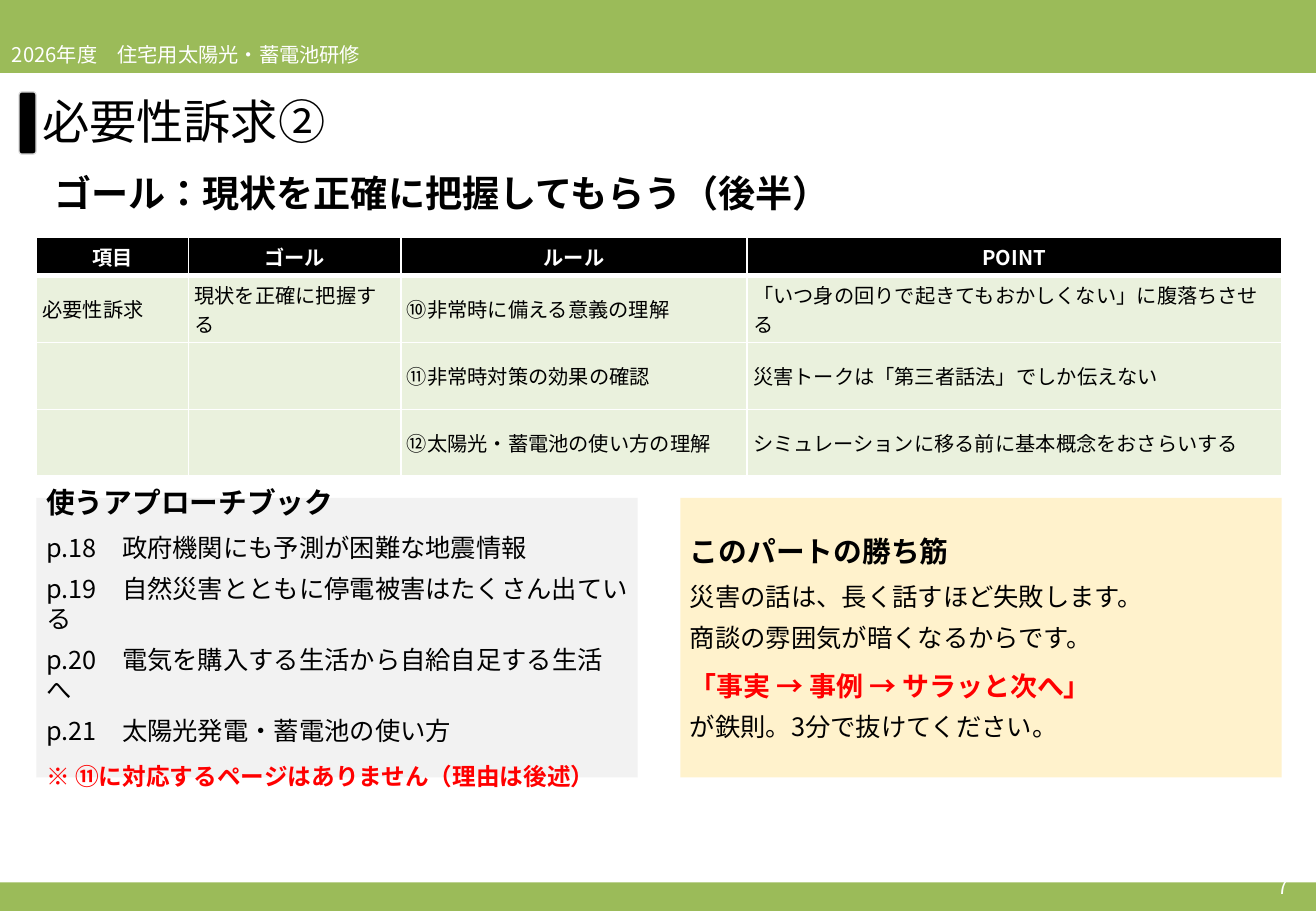
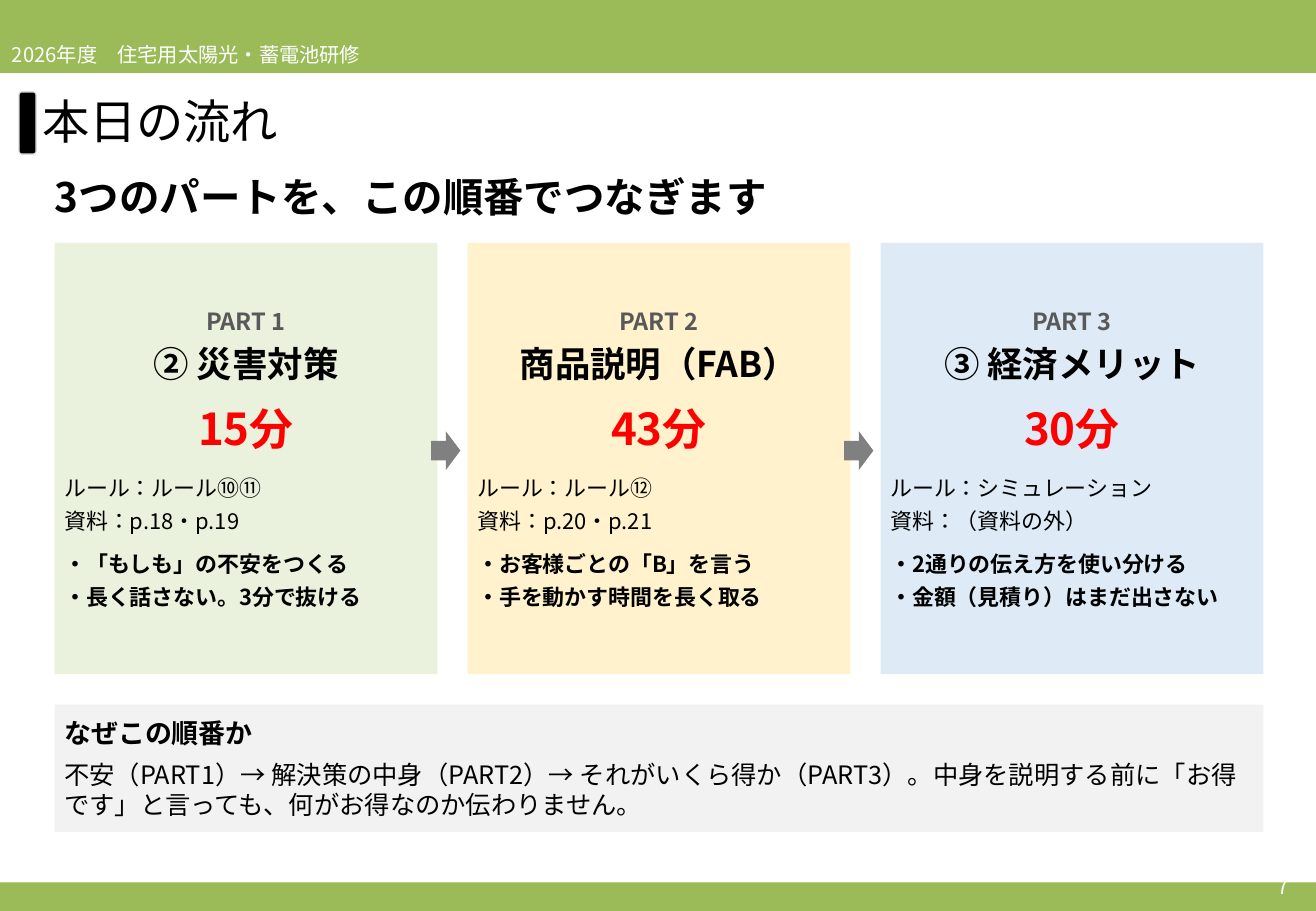
Before and after one commit to soshiro-iki-sys/-, a slide deck: slide 7 of slides/2026営業研修_第3回_必要性訴求②＆ロープレ.pptx. Drawn at 1316x911 pixels with LibreOffice and Linux fonts; fonts in the diff are those of the drawing. Boxes give left, top, right and bottom in pixels: in the first picture for what was removed or moved away, otherwise in the second. Text is boxed around its words. In the diff, an @@ line names an element or a change of style, - is before the commit and + after.

```diff
--- a/slides/2026営業研修_第3回_必要性訴求②＆ロープレ.pptx
+++ b/slides/2026営業研修_第3回_必要性訴求②＆ロープレ.pptx
@@ text at bbox=[42, 99, 278, 143]: text changed @@
-必要性訴求②
+本日の流れ
@@ text at bbox=[55, 177, 767, 216]: text changed; size 22 to 24 pt @@
-ゴール：現状を正確に把握してもらう（後半）
+3つのパートを、この順番でつなぎます
@@ table removed at bbox=[36, 237, 1282, 476], 4 rows, 4 columns @@
-項目 | ゴール | ルール | POINT
-必要性訴求 | 現状を正確に把握する | ⑩非常時に備える意義の理解 | 「いつ身の回りで起きてもおかしくない」に腹落ちさせる
- |  | ⑪非常時対策の効果の確認 | 災害トークは「第三者話法」でしか伝えない
- |  | ⑫太陽光・蓄電池の使い方の理解 | シミュレーションに移る前に基本概念をおさらいする
@@ rectangle added at bbox=[55, 243, 437, 674], fill #EAF1DD, 13 pt, text #000000, bold @@
+PART 1
+② 災害対策
+15分
+ルール：ルール⑩⑪
+資料：p.18・p.19
+・「もしも」の不安をつくる
+・長く話さない。3分で抜ける
@@ rectangle "PART 2": place and size @@
-rectangle "PART 2" at bbox=[36, 498, 638, 778]
+rectangle "PART 2" at bbox=[468, 243, 851, 674]
@@ rectangle "PART 2" at bbox=[468, 243, 851, 674]: fill #F2F2F2 to #FFF2CC @@
@@ rectangle "PART 3": place and size @@
-rectangle "PART 3" at bbox=[680, 498, 1282, 778]
+rectangle "PART 3" at bbox=[881, 243, 1264, 674]
@@ rectangle "PART 3" at bbox=[881, 243, 1264, 674]: fill #FFF2CC to #DEEBF7 @@
@@ text in rectangle at bbox=[477, 312, 799, 607]: text changed; size 15 to 13 pt; bold on @@
-使うアプローチブック
-p.18 政府機関にも予測が困難な地震情報
-p.19 自然災害とともに停電被害はたくさん出ている
-p.20 電気を購入する生活から自給自足する生活へ
-p.21 太陽光発電・蓄電池の使い方
-※ ⑪に対応するページはありません（理由は後述）
+PART 2
+商品説明（FAB）
+43分
+ルール：ルール⑫
+資料：p.20・p.21
+・お客様ごとの「B」を言う
+・手を動かす時間を長く取る
@@ text in rectangle at bbox=[890, 312, 1218, 607]: text changed; size 15 to 13 pt; bold on @@
-このパートの勝ち筋
-災害の話は、長く話すほど失敗します。
-商談の雰囲気が暗くなるからです。
-「事実 → 事例 → サラッと次へ」
-が鉄則。3分で抜けてください。
+PART 3
+③ 経済メリット
+30分
+ルール：シミュレーション
+資料：（資料の外）
+・2通りの伝え方を使い分ける
+・金額（見積り）はまだ出さない
@@ right arrow added at bbox=[431, 431, 461, 470], fill #808080 @@
@@ right arrow added at bbox=[845, 431, 874, 470], fill #808080 @@
@@ rectangle added at bbox=[55, 705, 1264, 832], fill #F2F2F2, 15 pt, text #000000 @@
+なぜこの順番か
+不安（PART1）→ 解決策の中身（PART2）→ それがいくら得か（PART3）。中身を説明する前に「お得です」と言っても、何がお得なのか伝わりません。
```
Also in this commit, not shown: 22 other slides changed, 8 slides added, 5 slides removed, 2 other files.
